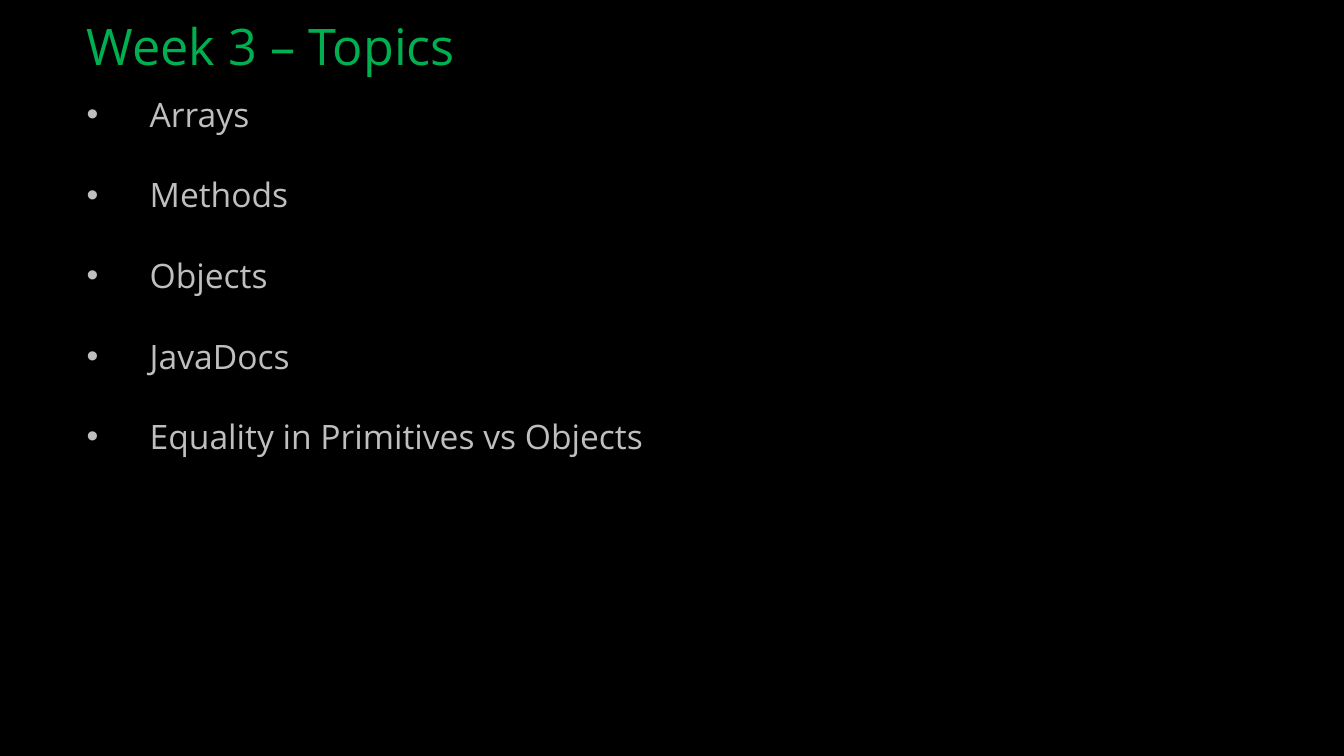
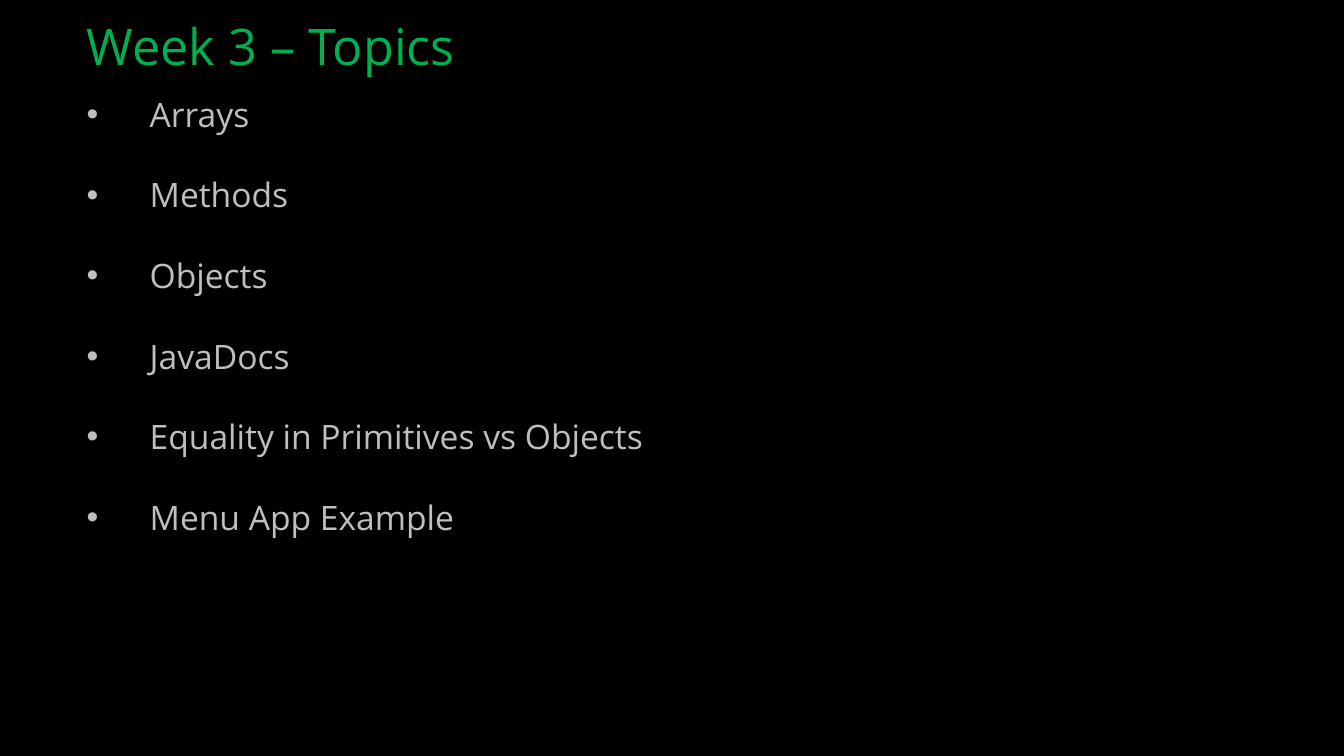
Before and after one commit to ckiefriter1/PT-BESD, a slide deck: slide 1 of Week3/BESD Week 3.pptx. Drawn at 1344x756 pixels with LibreOffice and Linux fonts; fonts in the diff are those of the drawing. Boxes give left, top, right and bottom in pixels: in the first picture for what was removed or moved away, otherwise in the second. Text is boxed around its words. In the diff, an @@ line names an element or a change of style, - is before the commit and + after.

```diff
--- a/Week3/BESD Week 3.pptx
+++ b/Week3/BESD Week 3.pptx
@@ text at (x1=150, y1=504, x2=454, y2=538): paragraph added @@
+• Menu App Example
```
Also in this commit, not shown: 1 other slide changed, 7 slides added, 7 slides removed, 1 other file.
